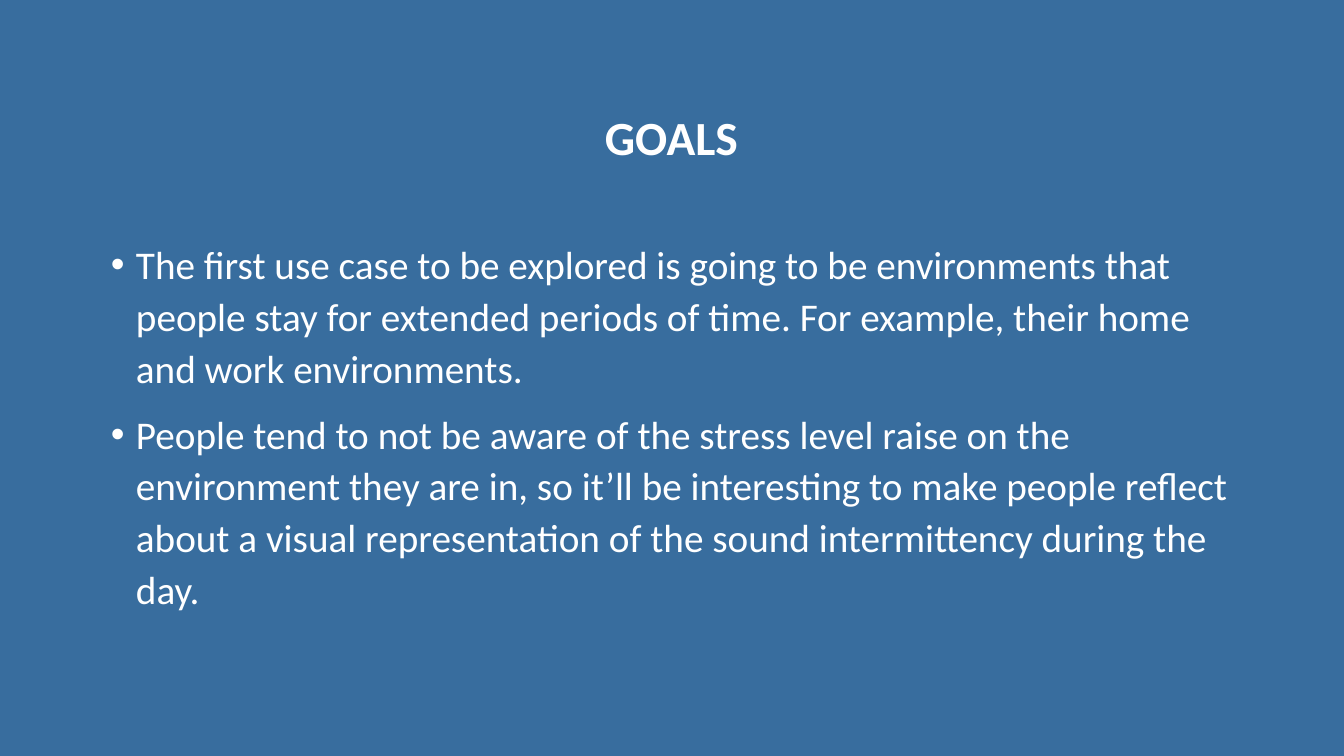
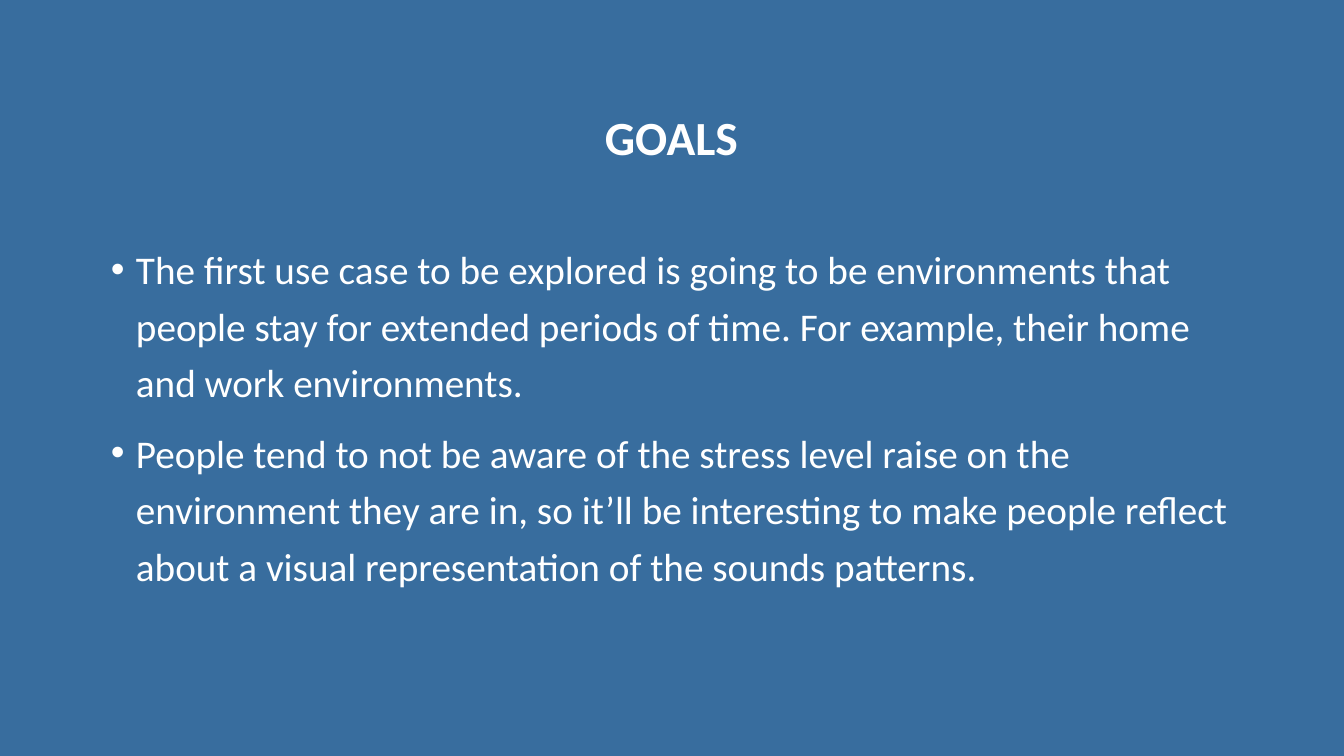
Before and after one commit to alannunescaetano/MoodPicture, a slide deck: slide 4 of Documents/Mood Picture - Second presentation.pptx. Drawn at 1344x756 pixels with LibreOffice and Linux fonts; fonts in the diff are those of the drawing. Boxes give left, top, right and bottom in pixels: in the first picture for what was removed or moved away, otherwise in the second. Text is boxed around its words. In the diff, an @@ line names an element or a change of style, - is before the commit and + after.

```diff
--- a/Documents/Mood Picture - Second presentation.pptx
+++ b/Documents/Mood Picture - Second presentation.pptx
@@ text at [136,256,1190,398]: line spacing 1.1 to 1.2 @@
@@ text at [136,440,1227,588]: text changed @@
-• People tend to not be aware of the stress level raise on the environment they are in, so it’ll be interesting to make people reflect about a visual representation of the sound intermittency during the day.
+• People tend to not be aware of the stress level raise on the environment they are in, so it’ll be interesting to make people reflect about a visual representation of the sounds patterns.
```
Also in this commit, not shown: 2 other slides changed.
